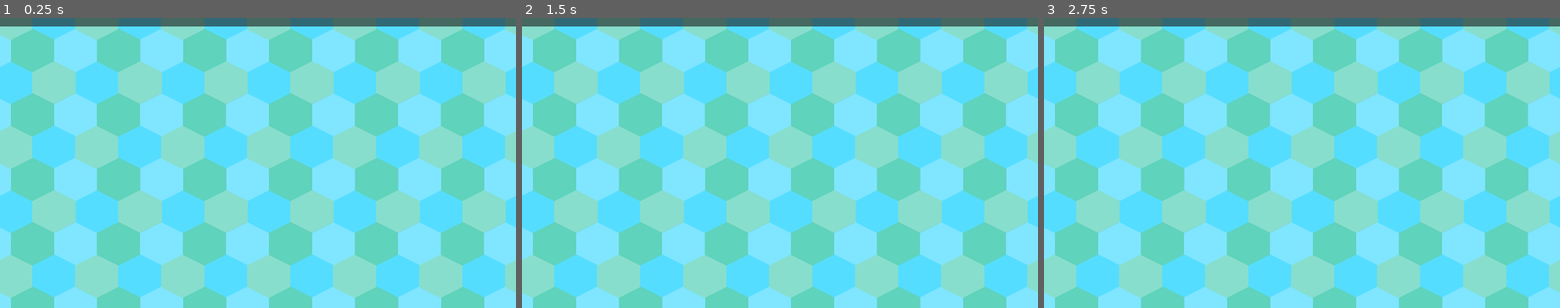
Above: before the commit, frames 1-3 (left to right).
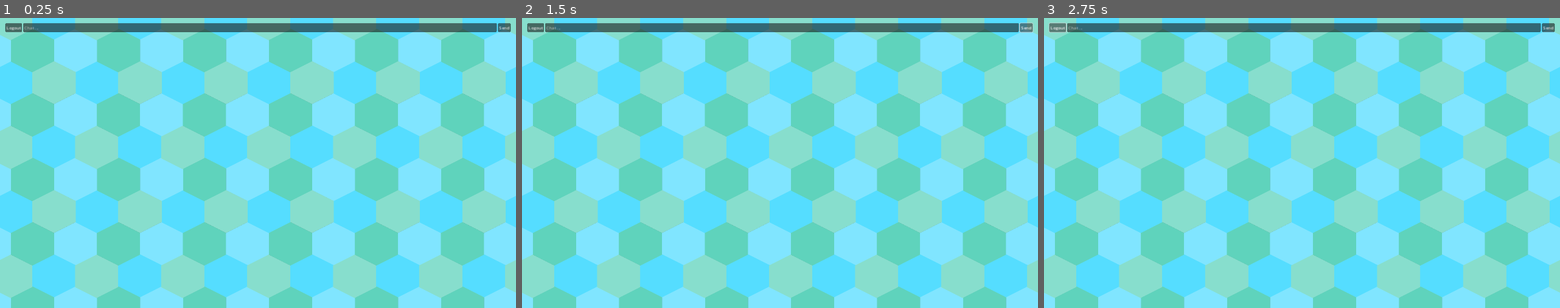
Above: after the commit, the same moments.

Repository: jerryshell/agarust
Game: Godot game, scene res://main.tscn
The game is run twice, just before and just after one commit, with the same random seed, the same clock (stepped at 60 frames per second) and the same inputs.
Inputs (mouse positions are in pixels of both pictures, inside the frame that each line leads up to):
- Up to frame 1 (0.25 s): no input
- Up to frame 2 (1.5 s): click (537, 26) at 0.5 s, where only the run after the commit has a clickable "Logout"; click (1027, 26) at 1.25 s, where only the run after the commit has a clickable "Send"
- Up to frame 3 (2.75 s): click (1059, 26) at 2 s, where only the run after the commit has a clickable "Logout"

The runs differ from the first frame. In frame 1, 3.8% of the frame differs, in the area x 0-100%, y 0-5%; in frame 2, 3.8%; in frame 3, 3.8%, in the area x 0-100%, y 0-6%.

Commit message:
feat: add leaderboard component and integrate score management in main logic

Diff:
--- /dev/null
+++ b/client/component/leaderboard/leaderboard.gd
@@ -0,0 +1,49 @@
+class_name Leaderboard
+extends ScrollContainer
+
+var _score_list: Array[int]
+
+@onready var list_container: VBoxContainer = %ListContainer
+@onready var entry_teamplate: HBoxContainer = %EntryTeamplate
+
+func _ready() -> void:
+	entry_teamplate.hide()
+
+func _add_entry(name: String, score: int, highlight: bool) -> void:
+	_score_list.append(score)
+	_score_list.sort()
+	var pos := len(_score_list) - _score_list.find(score) - 1
+
+	var entry: HBoxContainer = entry_teamplate.duplicate()
+	var name_label: Label = entry.get_child(0)
+	var score_label: Label = entry.get_child(1)
+
+	list_container.add_child(entry)
+
+	list_container.move_child(entry, pos)
+
+	name_label.text = name
+	score_label.text = str(score)
+	if highlight:
+		name_label.add_theme_color_override("font_color", Color.YELLOW)
+
+	entry.show()
+
+func remove(name: String) -> void:
+	for i in range(len(_score_list)):
+		var entry: HBoxContainer = list_container.get_child(i)
+		var name_label: Label = entry.get_child(0)
+		if name_label.text == name:
+			_score_list.remove_at(len(_score_list) - i - 1)
+			entry.free()
+			return
+
+func set_score(name: String, score: int, highlight: bool = false) -> void:
+	remove(name)
+	_add_entry(name, score, highlight)
+
+func clear() -> void:
+	_score_list.clear()
+	for entry in list_container.get_children():
+		if entry != entry_teamplate:
+			entry.free()
--- /dev/null
+++ b/client/component/leaderboard/leaderboard.tscn
@@ -0,0 +1,30 @@
+[gd_scene load_steps=2 format=3 uid="uid://dis1cx3bi13xh"]
+
+[ext_resource type="Script" path="res://component/leaderboard/leaderboard.gd" id="1_10xqa"]
+
+[node name="Leaderboard" type="ScrollContainer"]
+anchors_preset = 15
+anchor_right = 1.0
+anchor_bottom = 1.0
+grow_horizontal = 2
+grow_vertical = 2
+script = ExtResource("1_10xqa")
+
+[node name="ListContainer" type="VBoxContainer" parent="."]
+unique_name_in_owner = true
+layout_mode = 2
+size_flags_horizontal = 3
+size_flags_vertical = 3
+
+[node name="EntryTeamplate" type="HBoxContainer" parent="ListContainer"]
+unique_name_in_owner = true
+layout_mode = 2
+
+[node name="NameLabel" type="Label" parent="ListContainer/EntryTeamplate"]
+layout_mode = 2
+size_flags_horizontal = 3
+text = "Test"
+
+[node name="ScoreLabel" type="Label" parent="ListContainer/EntryTeamplate"]
+layout_mode = 2
+text = "123"
--- a/client/main.gd
+++ b/client/main.gd
@@ -1,7 +1,10 @@
 extends Node2D
 
 @onready var world: Node2D = %World
+@onready var logout_button: Button = %LogoutButton
 @onready var chat_edit: LineEdit = %ChatEdit
+@onready var send_chat_button: Button = %SendChatButton
+@onready var leaderboard: Leaderboard = %Leaderboard
 @onready var logger: Logger = %Logger
 
 var player_map: Dictionary = {}
@@ -131,9 +134,9 @@
 func _radius_to_mass(radius: float) -> float:
 	return radius * radius * PI
 
-func _set_actor_mass(actor: Actor, new_mass: float) -> void:
-	actor.radius = sqrt(new_mass / PI)
-	#hiscores.set_hiscore(actor.actor_name, roundi(new_mass))
+func _set_actor_mass(actor: Actor, mass: float) -> void:
+	actor.radius = sqrt(mass / PI)
+	leaderboard.set_score(actor.actor_name, roundi(mass))
 
 func _on_player_area_entered(area: Area2D) -> void:
 	if area is Spore:
@@ -183,7 +186,7 @@
 func _remove_actor(actor: Actor) -> void:
 	player_map.erase(actor.connection_id)
 	actor.queue_free()
-	# hiscores.remove_hiscore(actor.actor_name)
+	leaderboard.remove(actor.actor_name)
 
 func _update_actor(connection_id: String, x: float, y: float, direction: float, speed: float, radius: float, is_player: bool) -> void:
 	var actor = player_map[connection_id]
--- a/client/main.tscn
+++ b/client/main.tscn
@@ -1,8 +1,9 @@
-[gd_scene load_steps=5 format=3 uid="uid://b6eavbvcua5hk"]
+[gd_scene load_steps=6 format=3 uid="uid://b6eavbvcua5hk"]
 
 [ext_resource type="Script" path="res://main.gd" id="1_gugxu"]
 [ext_resource type="PackedScene" uid="uid://cpmsnc8fuugqe" path="res://component/logger/logger.tscn" id="2_1tw4a"]
 [ext_resource type="Texture2D" uid="uid://brlbwsgc364e8" path="res://assets/floor.svg" id="3_1p1p0"]
+[ext_resource type="PackedScene" uid="uid://dis1cx3bi13xh" path="res://component/leaderboard/leaderboard.tscn" id="3_7x3kq"]
 
 [sub_resource type="ShaderMaterial" id="ShaderMaterial_h6q5m"]
 
@@ -21,13 +22,48 @@
 
 [node name="Gui" type="CanvasLayer" parent="."]
 
-[node name="ChatEdit" type="LineEdit" parent="Gui"]
+[node name="MarginContainer" type="MarginContainer" parent="Gui"]
+anchors_preset = 15
+anchor_right = 1.0
+anchor_bottom = 1.0
+grow_horizontal = 2
+grow_vertical = 2
+theme_override_constants/margin_left = 20
+theme_override_constants/margin_top = 20
+theme_override_constants/margin_right = 20
+theme_override_constants/margin_bottom = 20
+
+[node name="VBoxContainer" type="VBoxContainer" parent="Gui/MarginContainer"]
+layout_mode = 2
+
+[node name="HBoxContainer" type="HBoxContainer" parent="Gui/MarginContainer/VBoxContainer"]
+layout_mode = 2
+
+[node name="LogoutButton" type="Button" parent="Gui/MarginContainer/VBoxContainer/HBoxContainer"]
 unique_name_in_owner = true
-anchors_preset = 10
-anchor_right = 1.0
-offset_bottom = 31.0
-grow_horizontal = 2
+layout_mode = 2
+text = "Logout"
 
-[node name="Logger" parent="Gui" instance=ExtResource("2_1tw4a")]
+[node name="ChatEdit" type="LineEdit" parent="Gui/MarginContainer/VBoxContainer/HBoxContainer"]
 unique_name_in_owner = true
-offset_top = 32.0
+layout_mode = 2
+size_flags_horizontal = 3
+placeholder_text = "Chat ..."
+
+[node name="SendChatButton" type="Button" parent="Gui/MarginContainer/VBoxContainer/HBoxContainer"]
+unique_name_in_owner = true
+layout_mode = 2
+text = "Send"
+
+[node name="Leaderboard" parent="Gui/MarginContainer/VBoxContainer" instance=ExtResource("3_7x3kq")]
+unique_name_in_owner = true
+custom_minimum_size = Vector2(300, 400)
+layout_mode = 2
+size_flags_horizontal = 8
+
+[node name="Logger" parent="Gui/MarginContainer/VBoxContainer" instance=ExtResource("2_1tw4a")]
+unique_name_in_owner = true
+custom_minimum_size = Vector2(500, 400)
+layout_mode = 2
+size_flags_horizontal = 0
+size_flags_vertical = 10
